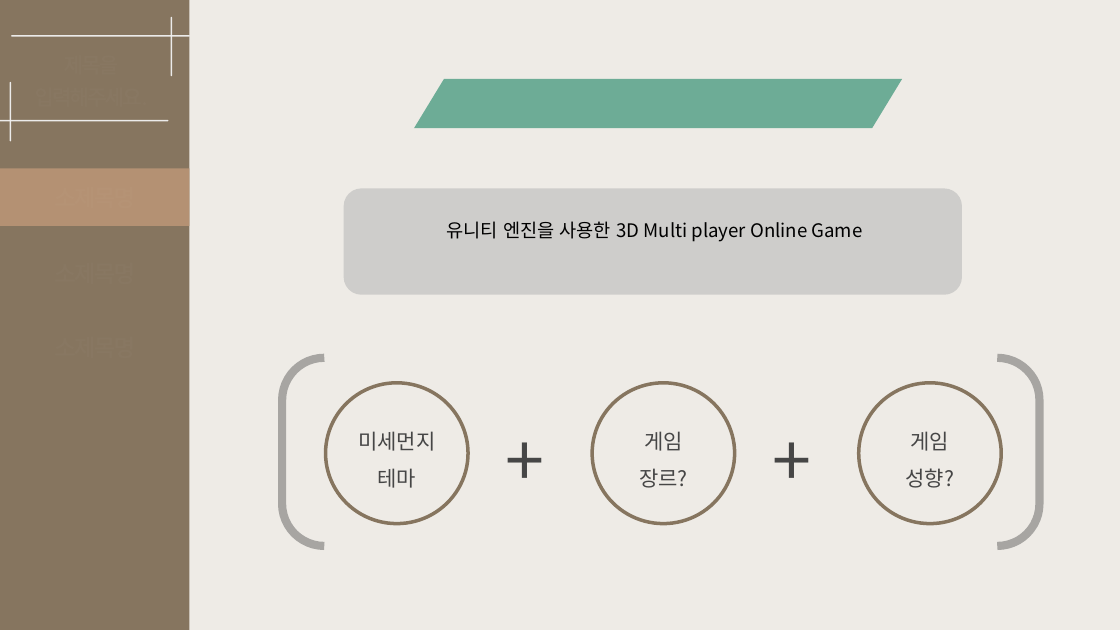
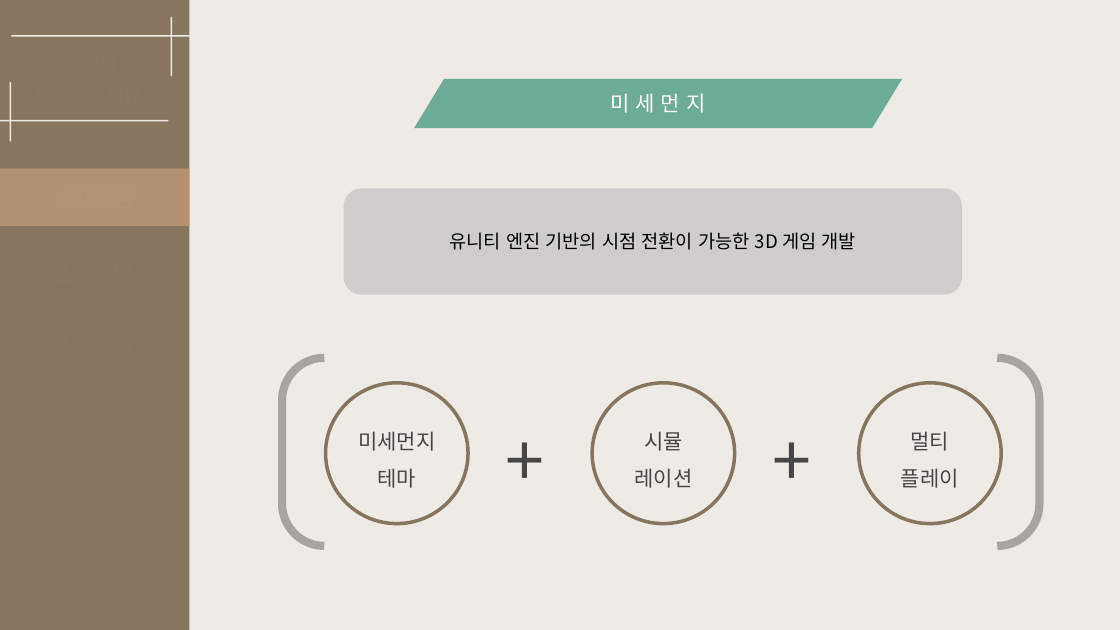
Before and after one commit to goldsun119/Graduation-Project, a slide deck: slide 3 of Document/1206 기획발표자료_03.pptx. Drawn at 1120x630 pixels with LibreOffice and Linux fonts; fonts in the diff are those of the drawing. Boxes give left, top, right and bottom in pixels: in the first picture for what was removed or moved away, otherwise in the second. Text is boxed around its words. In the diff, an @@ line names an element or a change of style, - is before the commit and + after.

```diff
--- a/Document/1206 기획발표자료_03.pptx
+++ b/Document/1206 기획발표자료_03.pptx
@@ text removed at (189, 88, 1120, 129) @@
-소제목을 입력해주세요.
@@ text in parallelogram at (611, 93, 705, 113): text added @@
+미 세 먼 지
@@ text at (450, 232, 856, 250): text changed @@
-유니티 엔진을 사용한 3D Multi player Online Game
+유니티 엔진 기반의 시점 전환이 가능한 3D 게임 개발
@@ text in ellipse at (634, 431, 692, 488): text changed @@
-게임
-장르?
+시뮬
+레이션
@@ text in ellipse at (901, 431, 959, 488): text changed @@
-게임
-성향?
+멀티
+플레이
```
Also in this commit, not shown: 2 other slides changed, 1 slide added.
